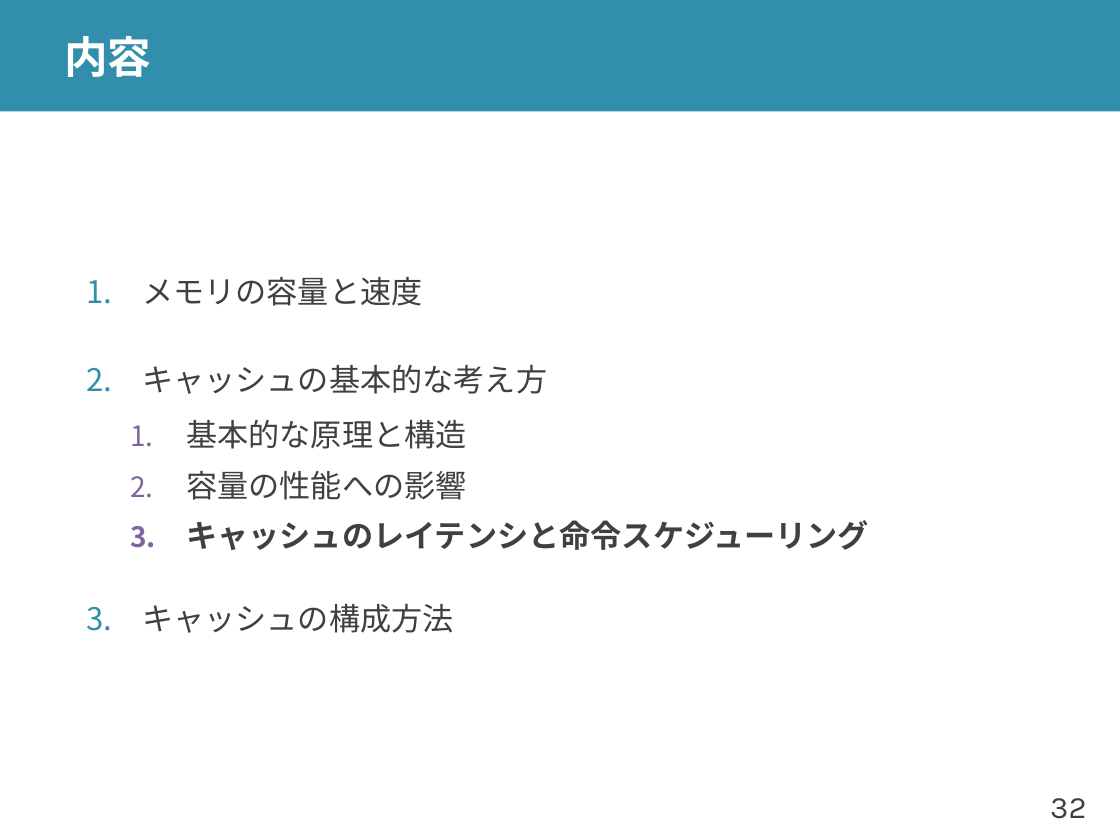
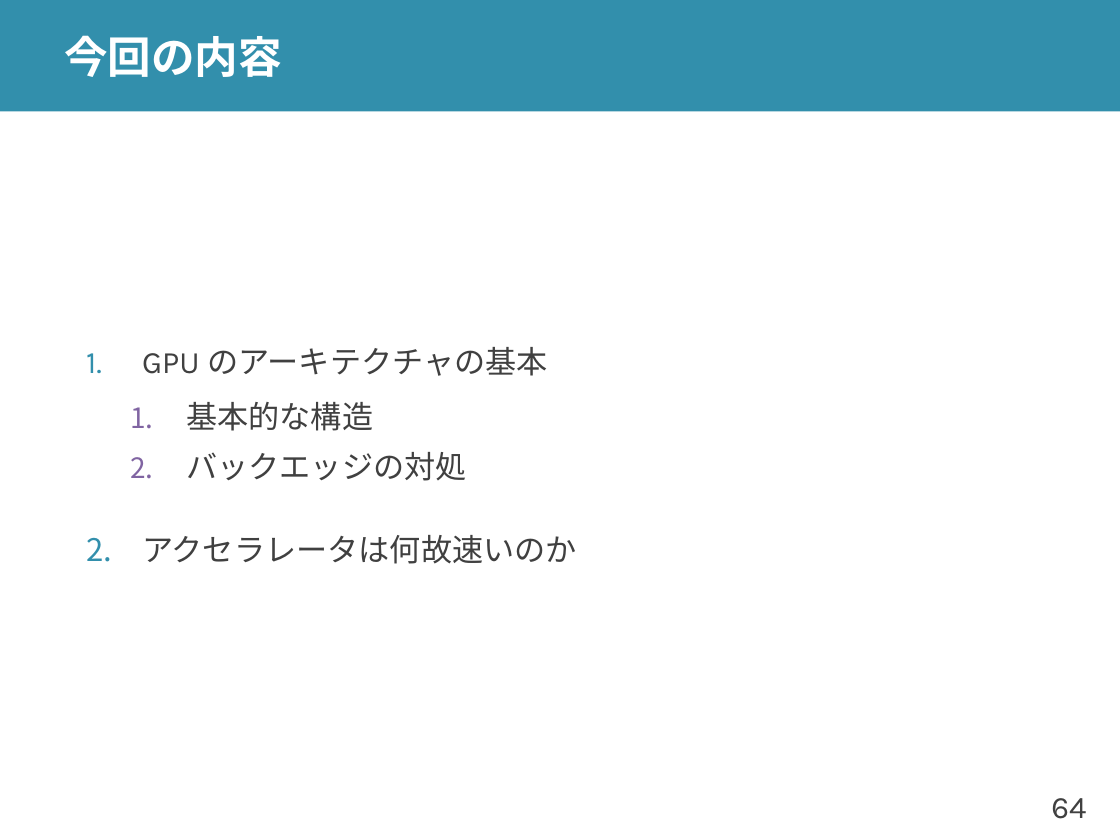
Before and after one commit to shioyadan/advanced-computer-organization, a slide deck: slide 64 of aco-shioya-12.pptx (slide 32 before the commit). Drawn at 1120x840 pixels with LibreOffice and Linux fonts; fonts in the diff are those of the drawing. Boxes give left, top, right and bottom in pixels: in the first picture for what was removed or moved away, otherwise in the second. Text is boxed around its words. In the diff, an @@ line names an element or a change of style, - is before the commit and + after.

```diff
--- a/aco-shioya-12.pptx
+++ b/aco-shioya-12.pptx
@@ title at (64,35,282,77): text changed @@
-内容
+今回の内容
@@ text at (142,347,577,564): text changed @@
-1. メモリの容量と速度
-2. キャッシュの基本的な考え方
-  1. 基本的な原理と構造
-  2. 容量の性能への影響
-  3. キャッシュのレイテンシと命令スケジューリング
-3. キャッシュの構成方法
+1. GPU のアーキテクチャの基本
+  1. 基本的な構造
+  2. バックエッジの対処
+2. アクセラレータは何故速いのか
@@ page number at (1051,798,1086,819): text changed @@
-32
+64
```
Also in this commit, not shown: 26 other slides changed, 43 slides added, 74 slides removed, 8 other files.
